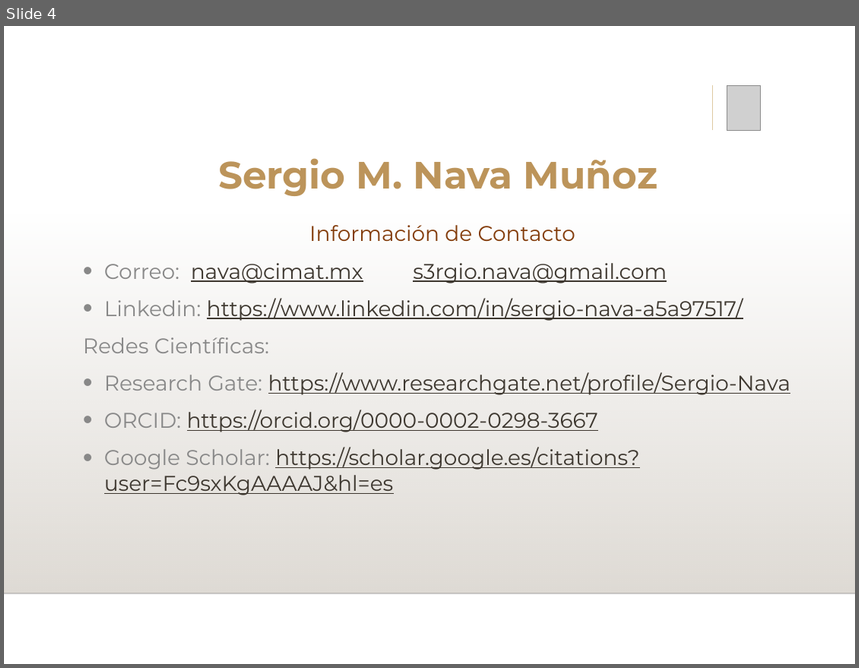
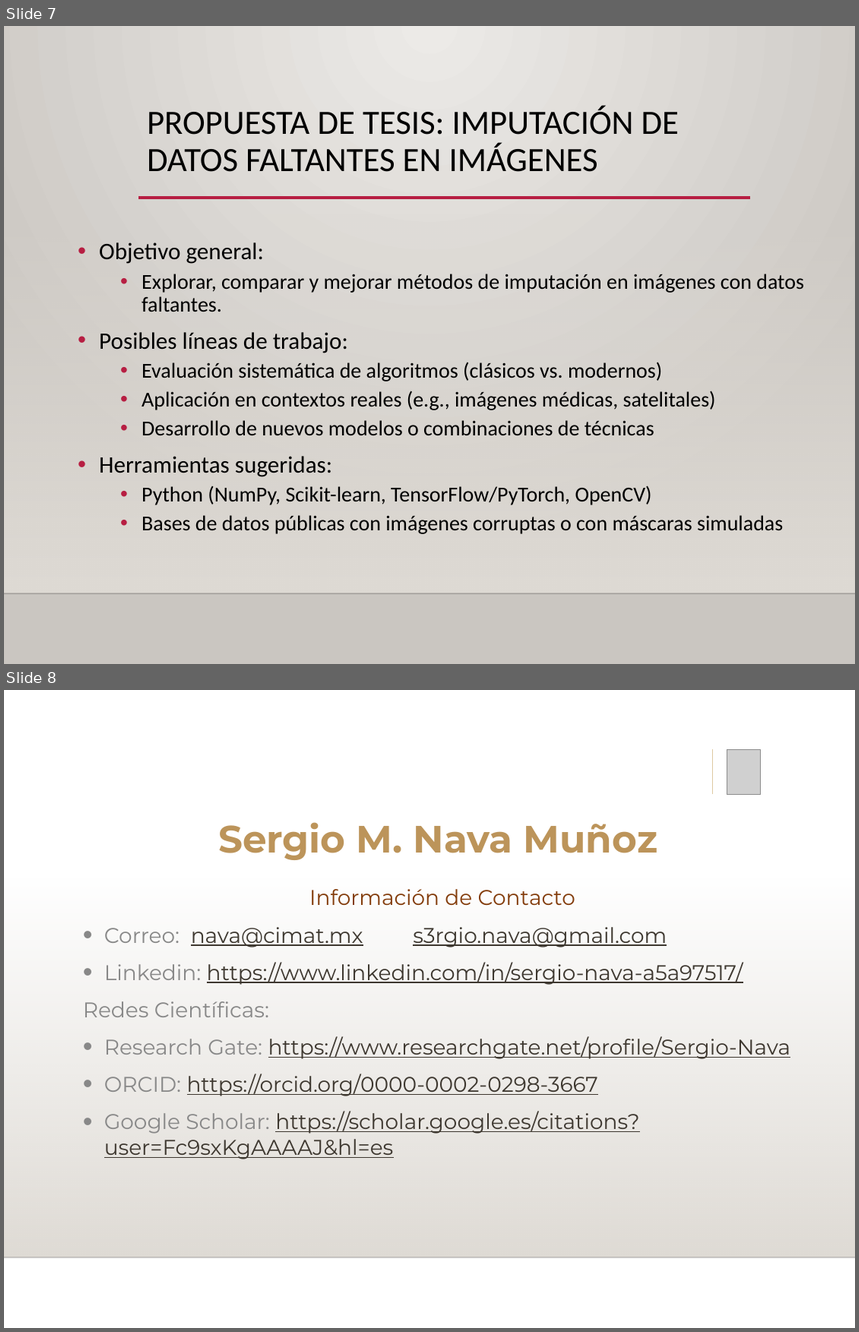
Before and after one commit to NavaSergio/Docencia_varios, a slide deck: SeminarioProyectos1/Presentación SMNM.pptx. Shown one above the other, each under a label of ours: slide 4 before the commit, slides 7 and 8 after it. The pictures are 859x668 and 859x1332 pixels, drawn with LibreOffice and Linux fonts; fonts in the diff are those of the drawing; grey boxes stand for pictures; background and template pictures are left out. Boxes give left, top, right and bottom in pixels: in the first picture for what was removed or moved away, otherwise in the second. Text is boxed around its words. In the diff, an @@ line names an element or a change of style, - is before the commit and + after.

```diff
--- a/SeminarioProyectos1/Presentación SMNM.pptx
+++ b/SeminarioProyectos1/Presentación SMNM.pptx
@@ slide 7 added at <box>4,26,855,664</box>, background gradient #ECEAE7 to #CAC7C1; not listed: 2 template elements that a slide beside it also shows @@
@@ title added at <box>147,106,679,172</box>, 28.8 pt, text #000000 @@
+PROPUESTA DE TESIS: IMPUTACIÓN DE DATOS FALTANTES EN IMÁGENES
@@ line added from (139, 198) to (750, 198), #B71E42 2.5 pt @@
@@ text added at <box>99,243,804,534</box>, 18 pt, text #000000 @@
+• Objetivo general:
+  • Explorar, comparar y mejorar métodos de imputación en imágenes con datos faltantes.
+• Posibles líneas de trabajo:
+  • Evaluación sistemática de algoritmos (clásicos vs. modernos)
+  • Aplicación en contextos reales (e.g., imágenes médicas, satelitales)
+  • Desarrollo de nuevos modelos o combinaciones de técnicas
+• Herramientas sugeridas:
+  • Python (NumPy, Scikit-learn, TensorFlow/PyTorch, OpenCV)
+  • Bases de datos públicas con imágenes corruptas o con máscaras simuladas
@@ what was slide 4 is now slide 8 @@
```
Also in this commit, not shown: 3 slides changed, 3 other slides added, 1 other file.
